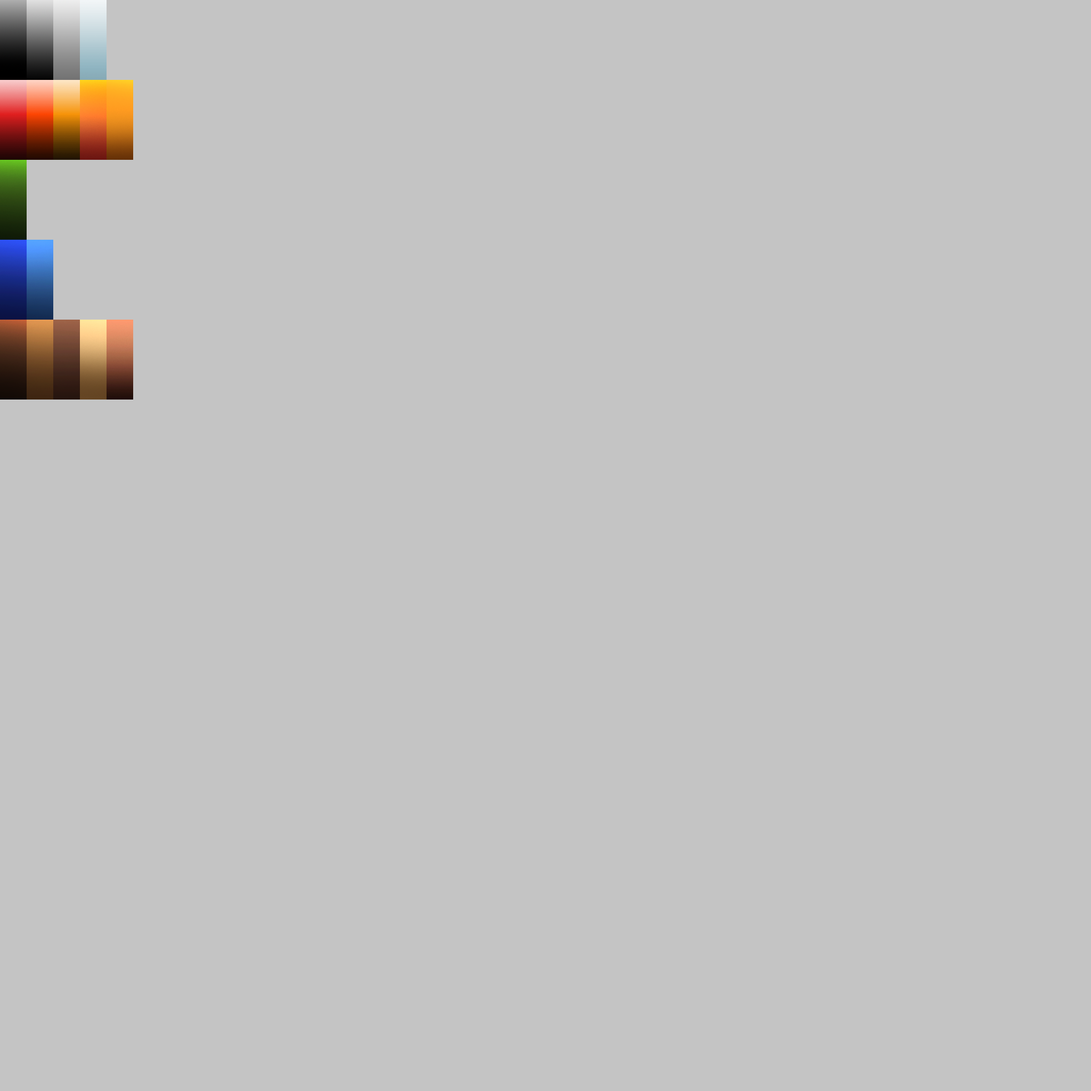
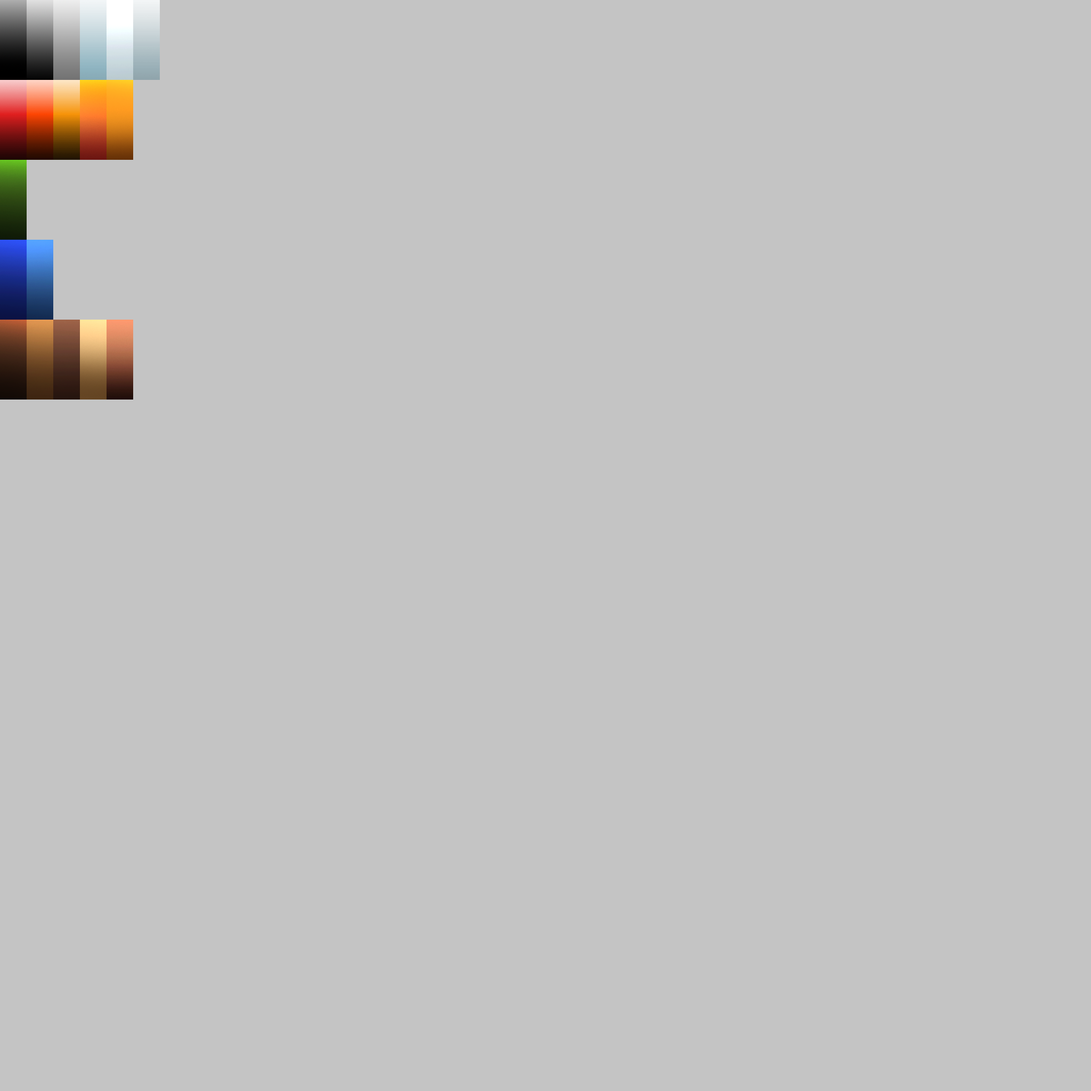
Layers edited between the first and the second 1091 × 1091 image:
added layer "Layer 1 copy 16" above "Layer 1 copy 17" over [106, 0, 134, 80]
added layer "Layer 1 copy 17" above "Layer 1 copy 12" over [133, 0, 160, 80]
